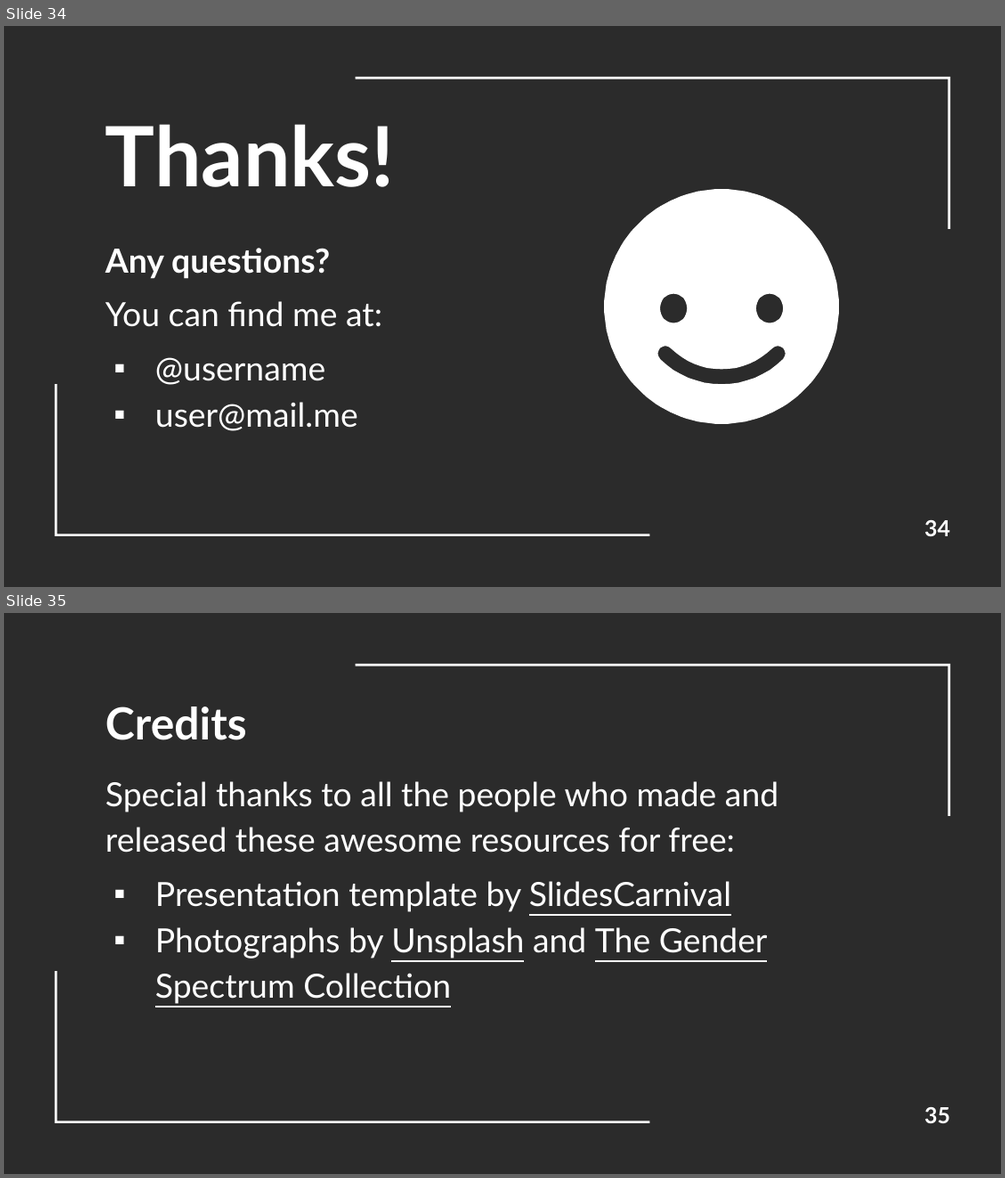
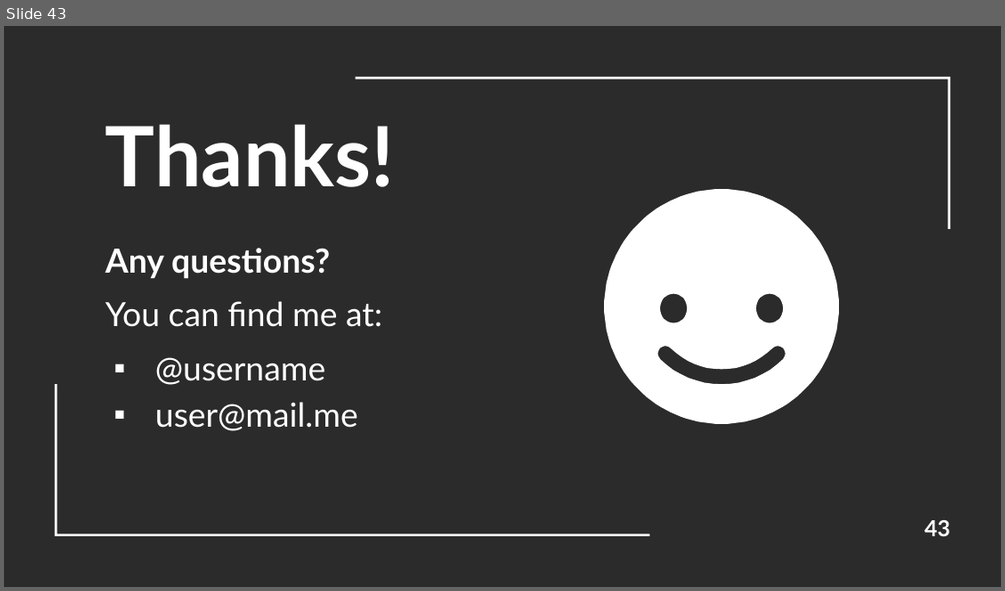
Before and after one commit to RenatoParker/OON_LabsProject, a slide deck: Presentazione esame OOP.pptx. Shown one above the other, each under a label of ours: slides 34 and 35 before the commit, slide 43 after it. The pictures are 1005x1178 and 1005x591 pixels, drawn with LibreOffice and Linux fonts; fonts in the diff are those of the drawing; background and template pictures are left out; a plain dark background stands for a picture behind light text. Boxes give left, top, right and bottom in pixels: in the first picture for what was removed or moved away, otherwise in the second. Text is boxed around its words. In the diff, an @@ line names an element or a change of style, - is before the commit and + after.

```diff
--- a/Presentazione esame OOP.pptx
+++ b/Presentazione esame OOP.pptx
@@ slide 35 removed at (x1=4, y1=613, x2=1001, y2=1174), background picture (left out); not listed: 2 template elements that a slide beside it also shows @@
@@ title removed at (x1=105, y1=706, x2=247, y2=740) @@
-Credits
@@ text removed at (x1=105, y1=781, x2=778, y2=1004) @@
-Special thanks to all the people who made and released these awesome resources for free:
-▪ Presentation template by SlidesCarnival
-▪ Photographs by Unsplash and The Gender Spectrum Collection
@@ page number removed at (x1=924, y1=1107, x2=950, y2=1123) @@
-35
@@ what was slide 34 is now slide 43 @@
@@ page number at (x1=924, y1=520, x2=950, y2=536): text changed @@
-34
+43
```
Also in this commit, not shown: 4 slides changed, 13 slides added, 7 other slides removed, 3 other files.
